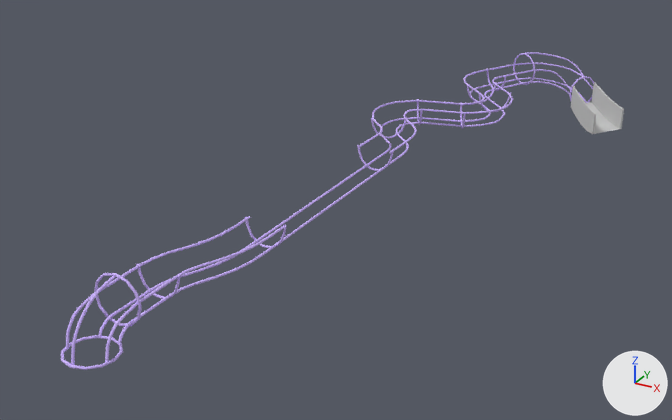
What one commit did to the FBX model Kalevala Pinball/Assets/Models/Tuonela River Ramp.FBX.
Before and after are seen from a 50 mm camera at (0.174, -0.683, 0.346) aimed at (-0.191, -0.02, 0.015). Arrows for +X, +Y and +Z are at lower right; the lights stay in place. Where no turn or scale is listed for an object, it has been applied to the vertices.

The first picture shows 'Ramp', 'Ramp Entrance'.
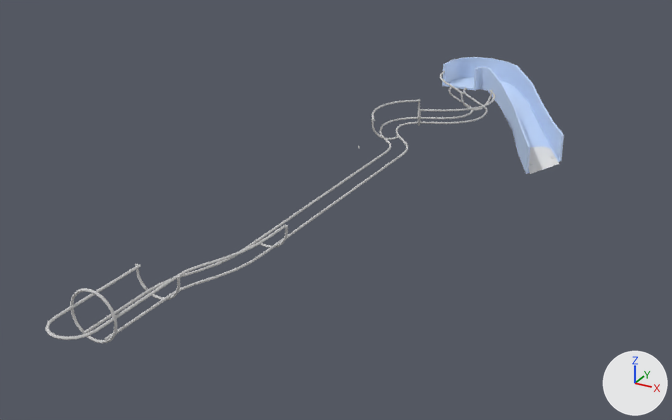
What differs and where, as boxes [x1, y1, x2, y2] in the pictures (672 x 420 px; the box of a moved part takes in the faces that stretch with it):
'Ramp', reshaped (16% narrower, 14% shorter): before [61, 52, 595, 370]; after [45, 71, 495, 343]
'Ramp Entrance003', added (blue): after [442, 57, 564, 174]
'Ramp Entrance', deleted: before [571, 83, 624, 134]
'Plate005', added: after [529, 146, 559, 174]
'Plate Rivet004', added: after [529, 163, 534, 166]
part 1 of me_mesh_001, moved or reshaped: before [467, 82, 497, 102]; after [461, 90, 493, 111]
part 2 of me_mesh_001, added: after [70, 288, 117, 343]
part 3 of me_mesh_001, added: after [421, 90, 495, 112]
part 4 of me_mesh_001, added: after [440, 71, 464, 94]
part 5 of me_mesh_001, deleted (purple): before [61, 52, 595, 370]
part 6 of me_mesh_001, cut back: before [359, 63, 593, 154]; after [371, 87, 488, 148]
part 7 of me_mesh_001, moved or reshaped: before [66, 216, 286, 362]; after [45, 225, 288, 341]
part 8 of me_mesh_001, recoloured (purple to grey): [151, 101, 408, 297] in both

Diff of the bpy script that builds the scene:
```diff
--- a/Kalevala Pinball/Assets/Models/Tuonela River Ramp.FBX.py
+++ b/Kalevala Pinball/Assets/Models/Tuonela River Ramp.FBX.py
@@ mat_clear_plastic @@
+mat_clear_plastic = principled_material('Clear Plastic')
+mat_clear_plastic.base_color = (0.576, 0.725, 1.0)  # blue #c8ddff
+mat_clear_plastic.roughness = 0.434
@@ me_mesh_001 @@
 # used by ob_ramp; location = (-0.1241, 0.3962, 0.0437)
-me_mesh_001.from_pydata(...)  # 2976 vertices, 2912 faces; spans x -0.102..0.052, y -0.741..0.011, z -0.03..0.036
+me_mesh_001.from_pydata(...)  # 1547 vertices, 1508 faces; spans x -0.102..-0.007, y -0.75..-0.104, z -0.003..0.034
+# me_mesh_001 part 1: the loose piece of 90 vertices spanning x -0.052..-0.027, y -0.148..-0.121, z -0.003..0.019 is scaled about its middle by (1.07, 1.02, 1), then moved by (0.006, -0.029, 0.0), in mat_placeholder (light grey #cacaca)
+# me_mesh_001 part 2: a new loose piece, a torus around y (ring radius 0.0175, tube radius 0.001) spanning x -0.0874..-0.0504, y -0.7184..-0.7164, z -0.003..0.034, in mat_placeholder (light grey #cacaca)
+# me_mesh_001 part 3: a new loose piece of 90 vertices spanning x -0.062..-0.007, y -0.252..-0.152, z 0.017..0.019, in mat_placeholder (light grey #cacaca)
+# me_mesh_001 part 4: a new loose piece of 41 vertices spanning x -0.098..-0.044, y -0.176..-0.104, z 0.017..0.019, in mat_placeholder (light grey #cacaca)
+# me_mesh_001 part 5: 9 loose pieces with 816 vertices, spanning x -0.088..0.052, y -0.741..0.006, z -0.03..0.036, are deleted
+# me_mesh_001 part 6: 146 vertices moved from x -0.09..0.005, y -0.316..-0.129, z 0.0..0.019 to x -0.096..-0.015, y -0.315..-0.167, z 0.0..0.019; 1126 vertices removed from x -0.091..0.051, y -0.377..0.011, z -0.027..0.019; 333 vertices added at x -0.09..-0.014, y -0.315..-0.104, z -0.003..0.019
+# me_mesh_001 part 7: 71 vertices moved from x -0.087..-0.052, y -0.725..-0.654, z -0.002..0.019 to x -0.087..-0.052, y -0.75..-0.655, z -0.003..0.019; 319 vertices removed from x -0.087..-0.031, y -0.728..-0.553, z -0.007..0.019; 176 vertices added at x -0.087..-0.031, y -0.75..-0.553, z -0.003..0.019
+# me_mesh_001 part 8: 453 faces spanning x -0.102..-0.015, y -0.75..-0.176, z -0.003..0.019 switch from mat_17___default (purple #cdb4ff) to mat_placeholder (light grey #cacaca)
@@ me_mesh_003 @@
+me_mesh_003.from_pydata(...)  # 12 vertices, 5 faces; spans x -0.0323..0.0067, y -0.0289..0.0326, z -0.0044..0.0058
@@ me_mesh_004 @@
+me_mesh_004.from_pydata(...)  # 88 vertices, 75 faces; spans x -0.133..0.028, y -0.047..0.116, z 0.0..0.07
+me_mesh_004.materials.append(mat_clear_plastic)  # blue #c8ddff
@@ me_mesh_002 @@
+me_mesh_002.from_pydata(...)  # 64 vertices, 48 faces; spans x -0.00246..0.00246, y -0.00246..0.00246, z -0.00065..0.00153
@@ ob_ramp_entrance @@
-ob_ramp_entrance = bpy.data.objects.new('Ramp Entrance', me_mesh)
-ob_ramp_entrance.location = (0.0, 0.0, 0.0001)
@@ ob_plate005 @@
+ob_plate005 = bpy.data.objects.new('Plate005', me_mesh_003)
+ob_plate005.location = (-0.0672, 0.2122, 0.0045)
@@ ob_ramp_entrance003 @@
+ob_ramp_entrance003 = bpy.data.objects.new('Ramp Entrance003', me_mesh_004)
+ob_ramp_entrance003.location = (-0.0888, 0.2277, 0.0)
@@ ob_plate_rivet005 @@
+ob_plate_rivet005 = bpy.data.objects.new('Plate Rivet005', me_mesh_002)
+ob_plate_rivet005.location = (-0.0701, 0.2303, 0.0037)
@@ ob_plate_rivet004 @@
+ob_plate_rivet004 = bpy.data.objects.new('Plate Rivet004', me_mesh_002.copy())
+ob_plate_rivet004.location = (-0.0826, 0.2006, 0.003)
```
